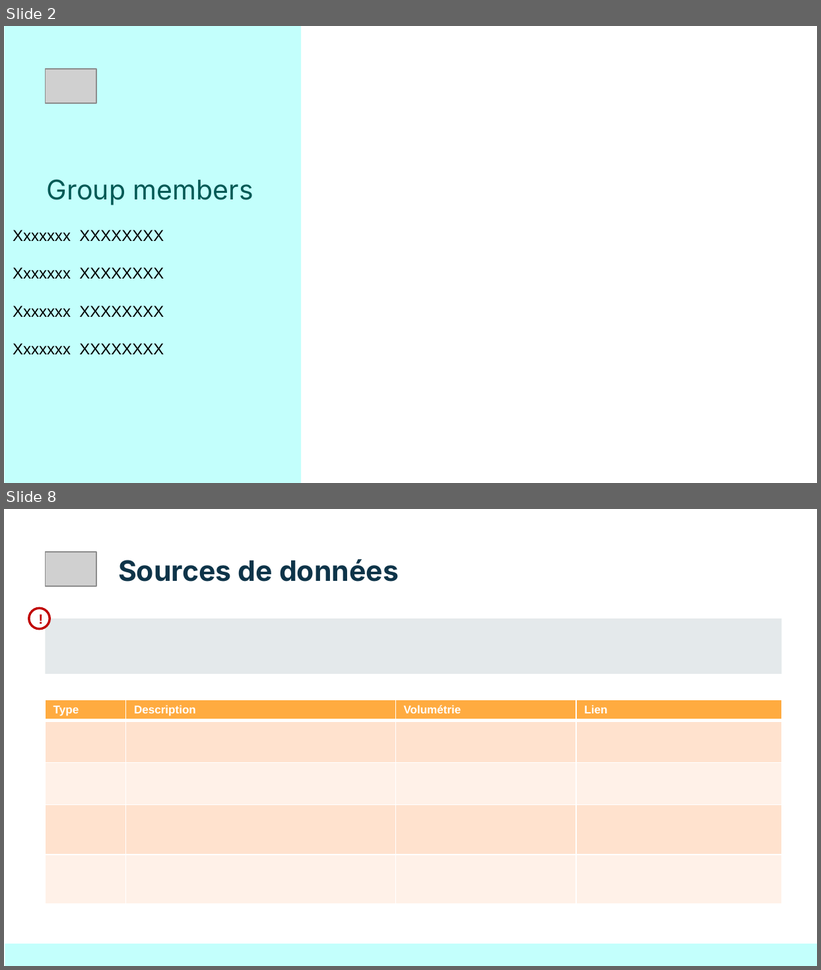
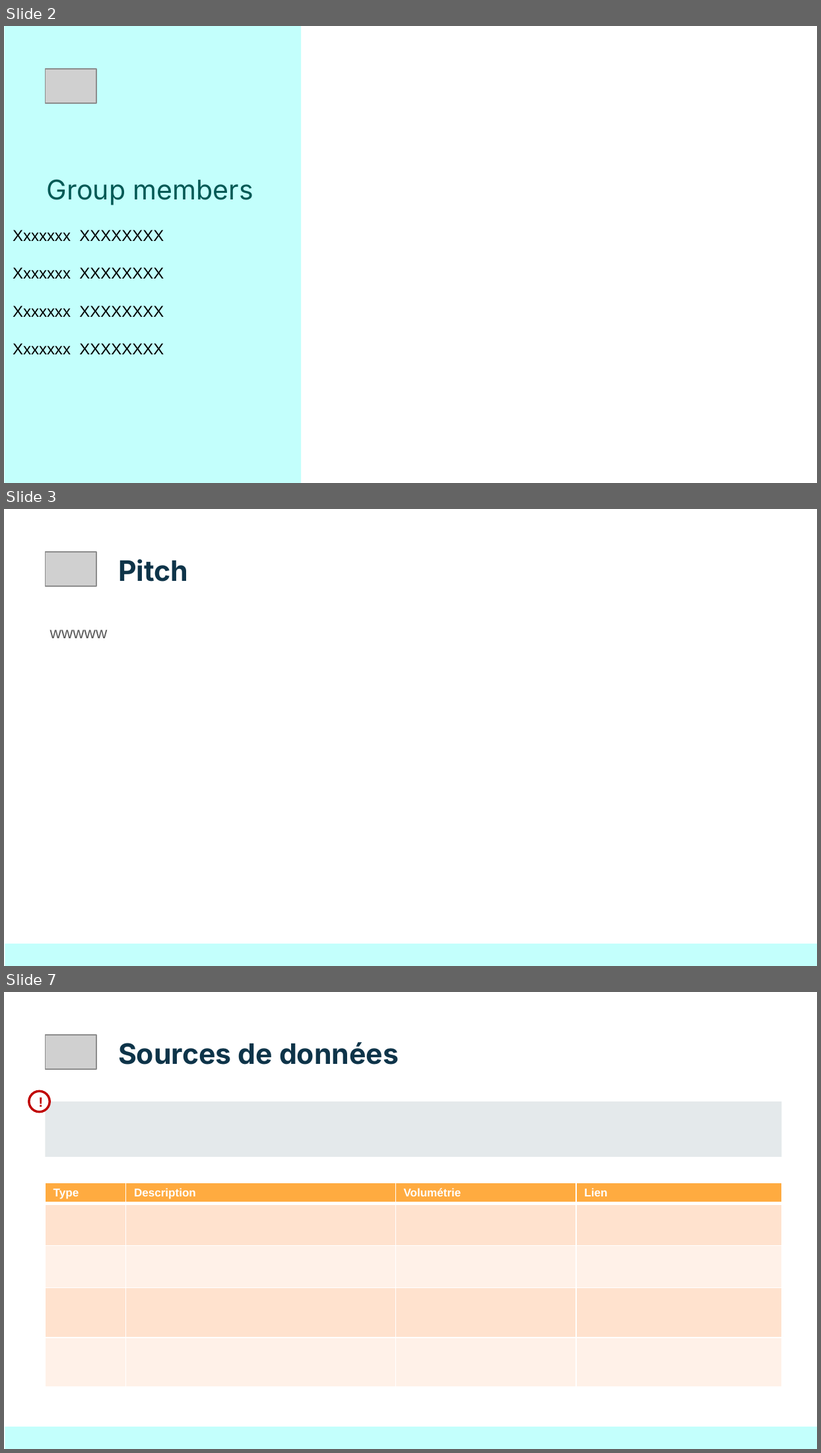
Before and after one commit to Sheikoh/REnergies_efficiency_prediction, a slide deck: presentation/dsfs_ft_35_Projet_REnergies_efficiency_prediction.pptx. Shown one above the other, each under a label of ours: slides 2 and 8 before the commit, slides 2, 3 and 7 after it; the slides between them are not shown. The pictures are 821x970 and 821x1453 pixels, drawn with LibreOffice and Linux fonts; fonts in the diff are those of the drawing; grey boxes stand for pictures. Boxes give left, top, right and bottom in pixels: in the first picture for what was removed or moved away, otherwise in the second. Text is boxed around its words. In the diff, an @@ line names an element or a change of style, - is before the commit and + after.

```diff
--- a/presentation/dsfs_ft_35_Projet_REnergies_efficiency_prediction.pptx
+++ b/presentation/dsfs_ft_35_Projet_REnergies_efficiency_prediction.pptx
@@ slide 3 added at [4,509,817,966], background #FFFFFF @@
@@ picture added at [46,552,96,586] @@
@@ title added at [118,559,188,582], 25 pt, text #0E3449, bold @@
+Pitch
@@ text added at [50,630,108,638], 14 pt, text #595959 @@
+wwwww
@@ rectangle added at [5,944,817,966], fill #C3FFFC @@
@@ what was slide 8 is now slide 7 @@
```
Also in this commit, not shown: 2 slides changed, 1 other slide added, 3 slides removed, 1 other file.
